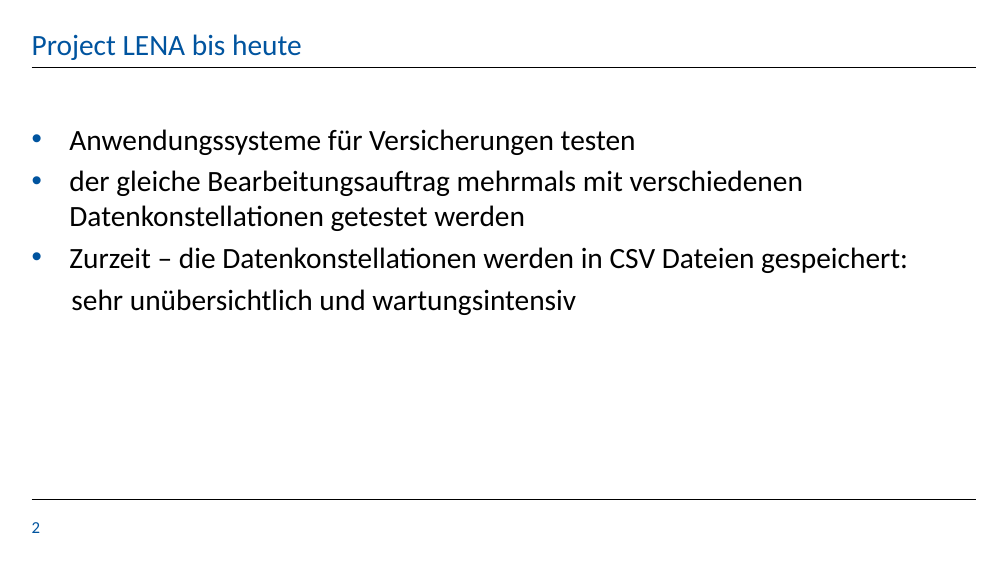
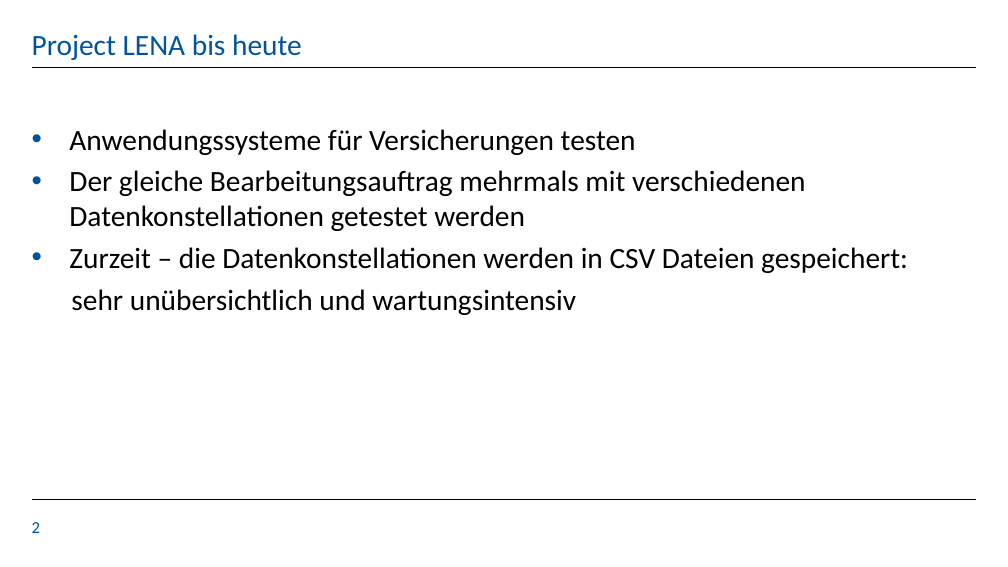
Before and after one commit to KaloyanT/gdis_test_suite, a slide deck: slide 2 of orga/GDIS_Final_Presentation.pptx. Drawn at 1008x567 pixels with LibreOffice and Linux fonts; fonts in the diff are those of the drawing; background and template pictures are left out. Boxes give left, top, right and bottom in pixels: in the first picture for what was removed or moved away, otherwise in the second. Text is boxed around its words. In the diff, an @@ line names an element or a change of style, - is before the commit and + after.

Commit message:
Fixed a typo in final presentation

```diff
--- a/orga/GDIS_Final_Presentation.pptx
+++ b/orga/GDIS_Final_Presentation.pptx
@@ text at bbox=[69, 170, 805, 231]: text changed @@
-• der gleiche Bearbeitungsauftrag mehrmals mit verschiedenen Datenkonstellationen getestet werden
+• Der gleiche Bearbeitungsauftrag mehrmals mit verschiedenen Datenkonstellationen getestet werden
```
